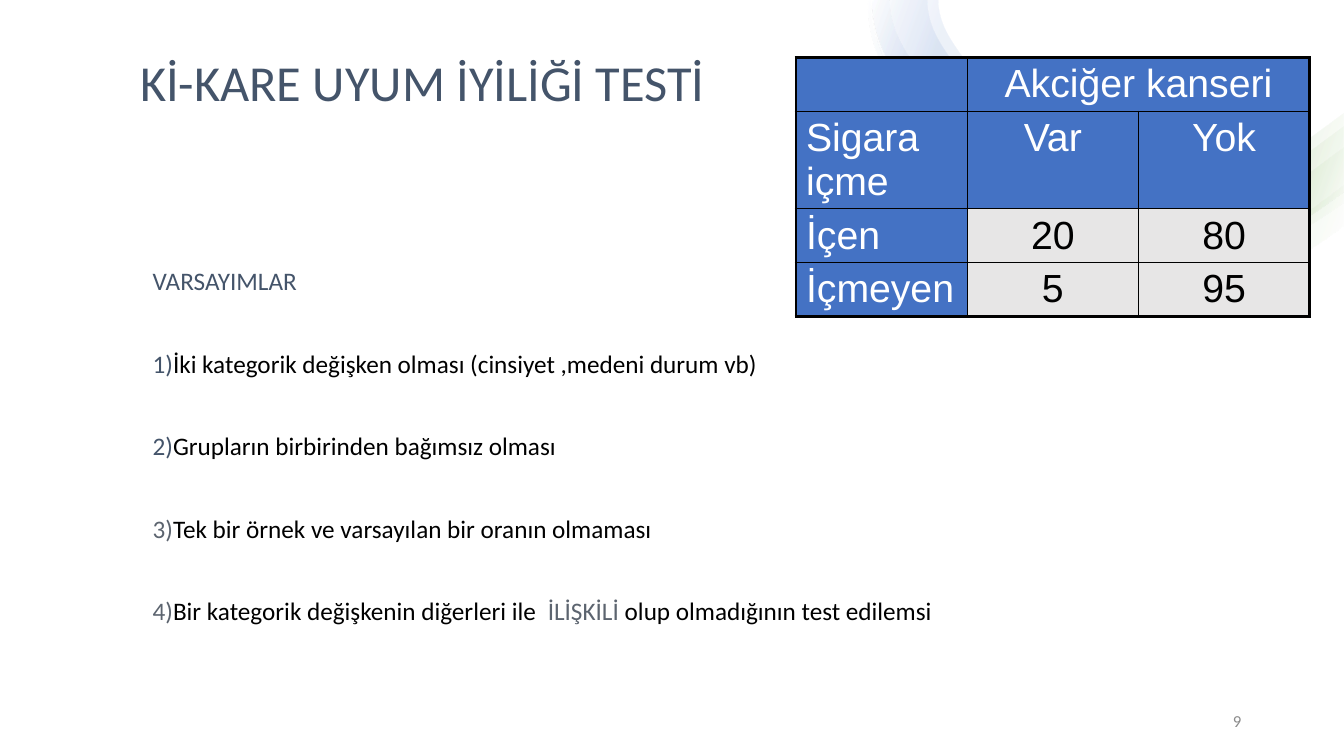
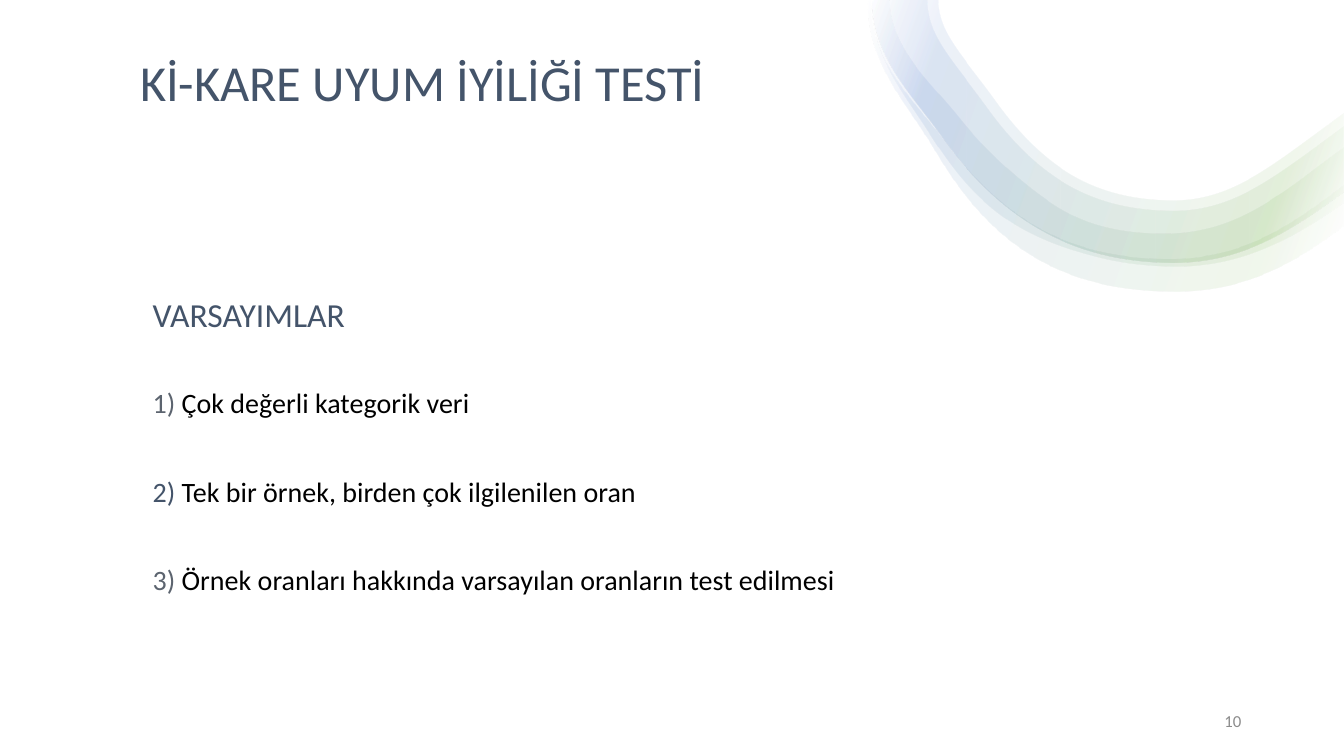
Before and after one commit to chnmzrkgithub/seminer, a slide deck: slide 10 of cihan.pptx (slide 9 before the commit). Drawn at 1344x756 pixels with LibreOffice and Linux fonts; fonts in the diff are those of the drawing. Boxes give left, top, right and bottom in pixels: in the first picture for what was removed or moved away, otherwise in the second. Text is boxed around its words. In the diff, an @@ line names an element or a change of style, - is before the commit and + after.

```diff
--- a/cihan.pptx
+++ b/cihan.pptx
@@ table removed at [797,57,1311,333], 4 rows, 3 columns @@
- | Akciğer kanseri | 
-Sigara içme | Var | Yok
-İçen | 20 | 80
-İçmeyen | 5 | 95
@@ text at [153,305,345,327]: size 18 to 24 pt in "VARSAYIMLAR" @@
@@ text at [153,392,834,595]: text changed; size 18 to 20 pt @@
-1)İki kategorik değişken olması (cinsiyet ,medeni durum vb)
-2)Grupların birbirinden bağımsız olması
-3)Tek bir örnek ve varsayılan bir oranın olmaması
-4)Bir kategorik değişkenin diğerleri ile İLİŞKİLİ olup olmadığının test edilemsi
+1) Çok değerli kategorik veri
+2) Tek bir örnek, birden çok ilgilenilen oran
+3) Örnek oranları hakkında varsayılan oranların test edilmesi
@@ page number at [1224,716,1241,727]: text changed @@
-9
+10
```
Also in this commit, not shown: 6 other slides changed, 1 slide added.
